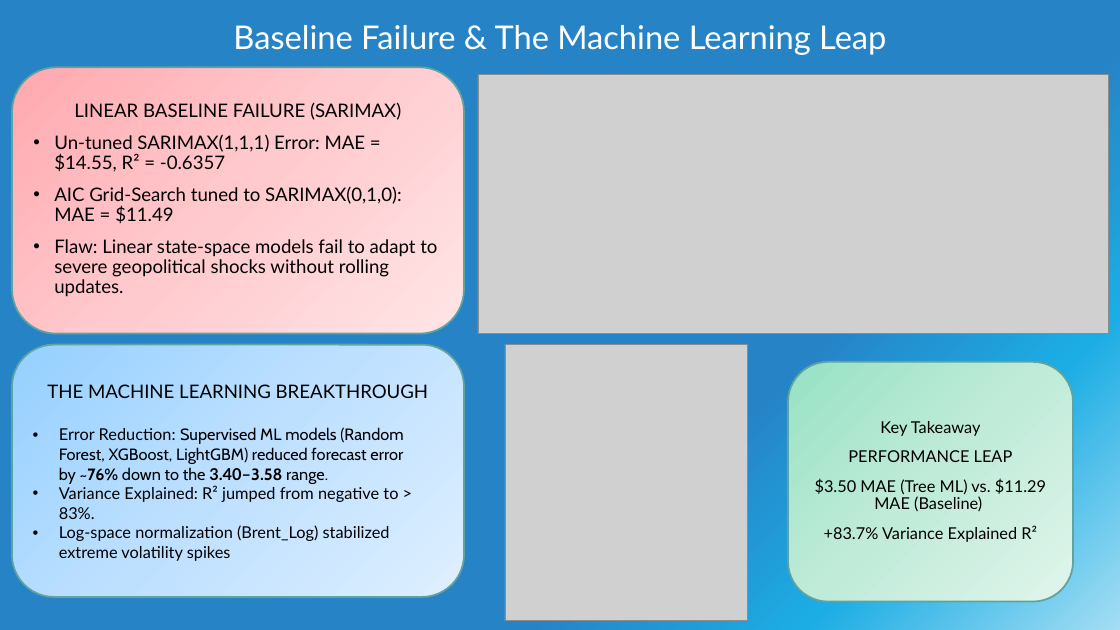
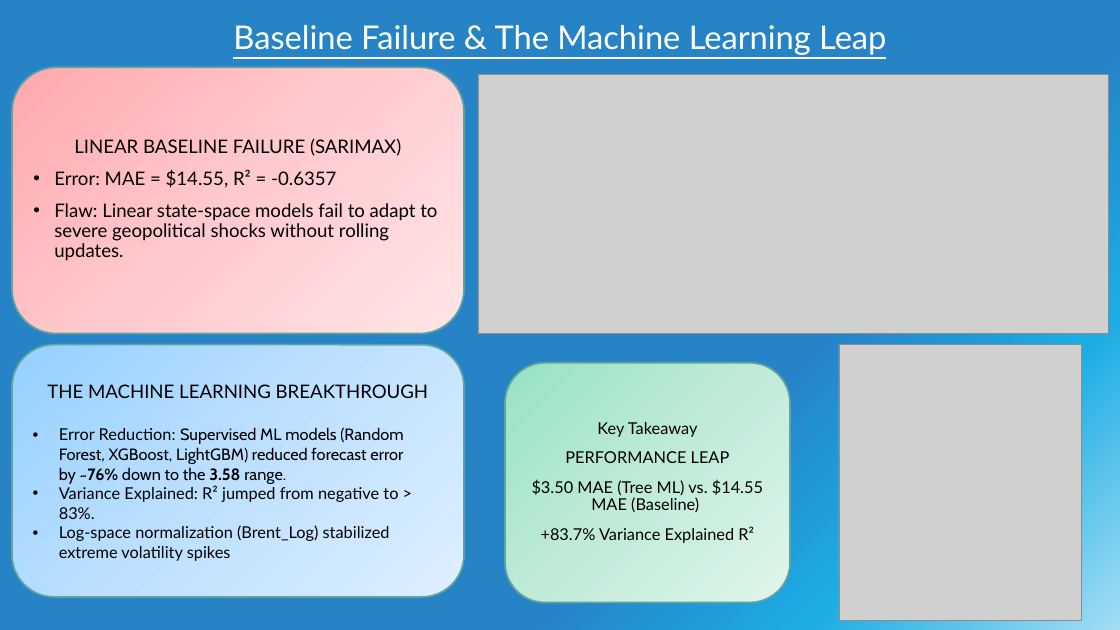
Before and after one commit to amohaf32/Time-Series-Forecast-Platform-Brent-Crude-Oil, a slide deck: slide 4 of presentations/Final Presentation .pptx. Drawn at 1120x630 pixels with LibreOffice and Linux fonts; fonts in the diff are those of the drawing; grey boxes stand for pictures. Boxes give left, top, right and bottom in pixels: in the first picture for what was removed or moved away, otherwise in the second. Text is boxed around its words. In the diff, an @@ line names an element or a change of style, - is before the commit and + after.

```diff
--- a/presentations/Final Presentation .pptx
+++ b/presentations/Final Presentation .pptx
@@ title "Baseline Failure & The Machine ..." at (233, 25, 886, 55): underline on @@
@@ text at (54, 169, 336, 188): text changed @@
-• Un-tuned SARIMAX(1,1,1) Error: MAE = $14.55, R² = -0.6357
-• AIC Grid-Search tuned to SARIMAX(0,1,0): MAE = $11.49
+• Error: MAE = $14.55, R² = -0.6357
@@ picture: place and size @@
-picture at (505, 344, 747, 621)
+picture at (839, 344, 1081, 621)
@@ rounded rectangle "Key Takeaway": place and size @@
-rounded rectangle "Key Takeaway" at (788, 362, 1073, 602)
+rounded rectangle "Key Takeaway" at (505, 363, 790, 602)
@@ text in rounded rectangle at (59, 427, 403, 484): text changed @@
-• Error Reduction: Supervised ML models (Random Forest, XGBoost, LightGBM) reduced forecast error by ~76% down to the 3.40–3.58 range.
+• Error Reduction: Supervised ML models (Random Forest, XGBoost, LightGBM) reduced forecast error by ~76% down to the 3.58 range.
@@ text in rounded rectangle at (532, 479, 763, 512): text changed @@
-$3.50 MAE (Tree ML) vs. $11.29 MAE (Baseline)
+$3.50 MAE (Tree ML) vs. $14.55 MAE (Baseline)
```
Also in this commit, not shown: 8 other slides changed, 1 slide added, 1 slide removed, 5 other files.
